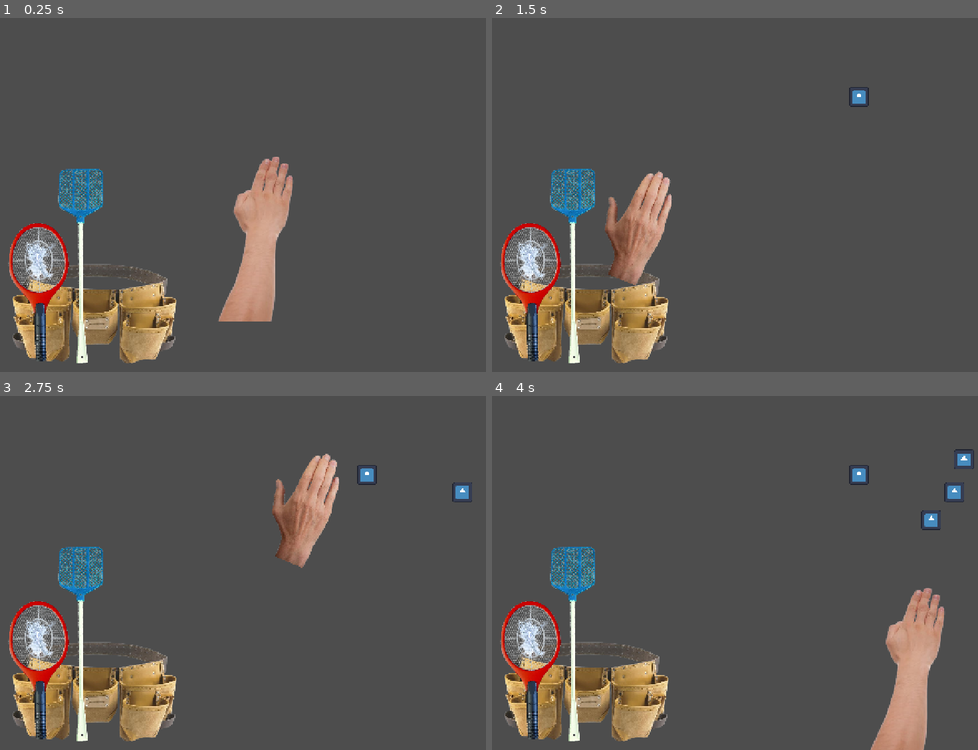
Above: before the commit, frames 1-4 (two rows, left to right).
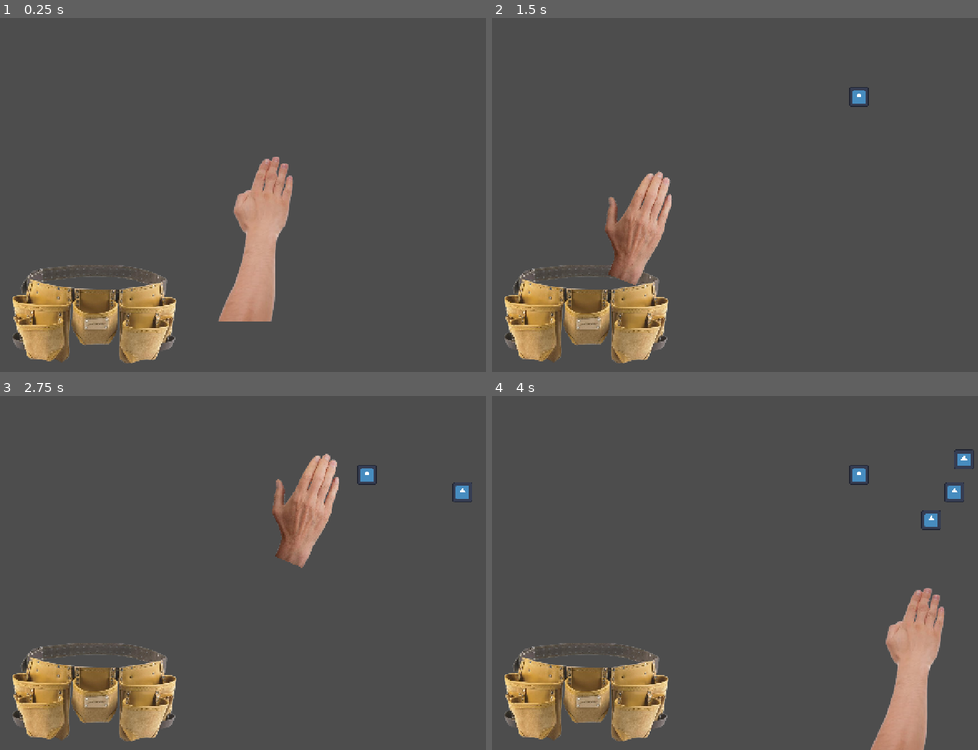
Above: after the commit, the same moments.

Repository: mattismoel/rage-room
Game: Godot game, scene res://scenes/game.tscn
Same seed, same stepped clock (60 frames per second), same inputs: the game is played once before the commit and once after it. The engine's default icon, where the game draws it, is replaced by a stand-in: a white triangle on a blue panel in a dark square.
Inputs (mouse positions are in pixels of both pictures, inside the frame that each line leads up to):
- Up to frame 1 (0.25 s): no input
- Up to frame 2 (1.5 s): tap Enter at 0.5 s; move the mouse to (875, 177) at 0.52 s; press the mouse at (875, 177) at 0.53 s; tap Space at 1.25 s; move the mouse to (652, 212) at 1.27 s; release the mouse at (652, 212) at 1.28 s; click (652, 212) at 1.35 s
- Up to frame 3 (2.75 s): move the mouse to (320, 495) at 2.02 s; hold Mouse wheel down (next_equipment) from 2.03 s (still down); click (320, 495) at 2.3 s
- Up to frame 4 (4 s): tap Enter at 2.75 s; move the mouse to (730, 643) at 2.77 s; release Mouse wheel down (next_equipment) at 2.78 s; tap Mouse wheel up (prev_equipment) at 2.85 s; click (730, 643) at 3.05 s; move the mouse to (919, 626) at 3.52 s; press the mouse at (919, 626) at 3.53 s; tap 1 at 3.6 s

The runs differ from the first frame. In frame 1, 4.0% of the frame differs, in the area x 1-37%, y 42-98%; in frame 2, 4.0%; in frame 3, 4.0%; in frame 4, 4.0%.

Commit message:
added inventory manager and inventory scene

Diff:
--- a/project.godot
+++ b/project.godot
@@ -18,6 +18,7 @@
 [autoload]
 
 InsectManager="*res://scripts/insect_manager.gd"
+InventoryManager="*res://scripts/inventory_manager.gd"
 
 [display]
 
--- a/scenes/equipment/equipment_entry.gd
+++ b/scenes/equipment/equipment_entry.gd
@@ -4,6 +4,7 @@
 ## The scene to be spawned.
 @export var scene: PackedScene
 @export var name: String
+@export var unlocked: bool
 
 ## Maybe useful in knowing when to unlock this equipment
 @export var value: int
--- a/scenes/game.tscn
+++ b/scenes/game.tscn
@@ -8,6 +8,7 @@
 [ext_resource type="Script" uid="uid://c8f6fbvcun4wt" path="res://scripts/spawner/selectors/weighted_selector.gd" id="6_gee14"]
 [ext_resource type="PackedScene" uid="uid://cmnjknfd4xhaj" path="res://scenes/player.tscn" id="8_0tnpc"]
 [ext_resource type="Script" uid="uid://pke0c4qm2rkn" path="res://scripts/spawner/spawn_tick_component.gd" id="8_gee14"]
+[ext_resource type="PackedScene" uid="uid://crh2sifj0qerg" path="res://scenes/inventory.tscn" id="9_0tnpc"]
 
 [sub_resource type="RectangleShape2D" id="RectangleShape2D_0tnpc"]
 size = Vector2(116, 94)
@@ -56,4 +57,7 @@
 _entries = Array[ExtResource("2_lnu2h")]([SubResource("Resource_0tnpc"), SubResource("Resource_vtaks")])
 metadata/_custom_type_script = "uid://c8f6fbvcun4wt"
 
-[node name="Player" parent="." instance=ExtResource("8_0tnpc")]
+[node name="Player" parent="." node_paths=PackedStringArray("inventory") instance=ExtResource("8_0tnpc")]
+inventory = NodePath("../Inventory")
+
+[node name="Inventory" parent="." instance=ExtResource("9_0tnpc")]
--- /dev/null
+++ b/scenes/inventory.tscn
@@ -0,0 +1,24 @@
+[gd_scene load_steps=4 format=3 uid="uid://crh2sifj0qerg"]
+
+[ext_resource type="Script" uid="uid://djgu6m5pecjky" path="res://scripts/inventory.gd" id="1_hj2ta"]
+[ext_resource type="Texture2D" uid="uid://b1cln5grvtgrp" path="res://assets/belt.png" id="2_ty45s"]
+
+[sub_resource type="RectangleShape2D" id="RectangleShape2D_hj2ta"]
+size = Vector2(148, 101)
+
+[node name="Inventory" type="Node2D" node_paths=PackedStringArray("inventory_area")]
+script = ExtResource("1_hj2ta")
+inventory_area = NodePath("HoverArea/CollisionShape2D")
+
+[node name="Belt" type="Sprite2D" parent="."]
+position = Vector2(84.796, 270.15)
+rotation = -0.00110836
+scale = Vector2(0.30326, 0.30326)
+texture = ExtResource("2_ty45s")
+
+[node name="HoverArea" type="Area2D" parent="."]
+position = Vector2(134.796, 184.15)
+
+[node name="CollisionShape2D" type="CollisionShape2D" parent="HoverArea"]
+position = Vector2(-50.796, 79.35)
+shape = SubResource("RectangleShape2D_hj2ta")
--- a/scenes/player.tscn
+++ b/scenes/player.tscn
@@ -1,6 +1,5 @@
-[gd_scene load_steps=22 format=3 uid="uid://cmnjknfd4xhaj"]
+[gd_scene load_steps=17 format=3 uid="uid://cmnjknfd4xhaj"]
 
-[ext_resource type="Script" uid="uid://c674qynps85q7" path="res://scripts/player/player_manager.gd" id="1_3vyb7"]
 [ext_resource type="Script" uid="uid://b6nrrg1f2vfcl" path="res://scripts/player/hand.gd" id="2_dqkch"]
 [ext_resource type="Texture2D" uid="uid://badrntcjnvwgj" path="res://assets/player/hand.png" id="3_qhqgy"]
 [ext_resource type="Script" uid="uid://b0mmkvnp2vjq5" path="res://scripts/player/idle_state.gd" id="3_qlg0r"]
@@ -14,8 +13,6 @@
 [ext_resource type="Script" uid="uid://c3n2s4jlpujkh" path="res://scenes/equipment/equipment_entry.gd" id="11_3v2ag"]
 [ext_resource type="PackedScene" uid="uid://crbgnq0h1g3ym" path="res://scenes/equipment/flyswatter.tscn" id="12_jej6c"]
 [ext_resource type="PackedScene" uid="uid://ytos3fkkwwof" path="res://scenes/equipment/bug_zapper.tscn" id="13_jej6c"]
-[ext_resource type="Script" uid="uid://wqx0jp8lrt1" path="res://scripts/player/inventory.gd" id="15_a8ls1"]
-[ext_resource type="Texture2D" uid="uid://b1cln5grvtgrp" path="res://assets/belt.png" id="16_qfm1y"]
 
 [sub_resource type="CircleShape2D" id="CircleShape2D_smehm"]
 radius = 40.0
@@ -24,6 +21,7 @@
 script = ExtResource("11_3v2ag")
 scene = ExtResource("12_jej6c")
 name = "Flyswatter"
+unlocked = true
 value = 25
 metadata/_custom_type_script = "uid://c3n2s4jlpujkh"
 
@@ -31,162 +29,99 @@
 script = ExtResource("11_3v2ag")
 scene = ExtResource("13_jej6c")
 name = "Bug Zapper Racket"
+unlocked = true
 value = 50
 metadata/_custom_type_script = "uid://c3n2s4jlpujkh"
 
-[sub_resource type="CapsuleShape2D" id="CapsuleShape2D_a8ls1"]
-radius = 51.4483
-height = 135.242
-
-[sub_resource type="CapsuleShape2D" id="CapsuleShape2D_4r5pv"]
-height = 195.525
-
-[node name="Player" type="Node2D" node_paths=PackedStringArray("_hand")]
+[node name="Hand" type="Node2D" node_paths=PackedStringArray("state_machine", "idle_state", "pick_up_state", "equipment_state")]
 z_index = 1
 rotation = -0.00110836
-script = ExtResource("1_3vyb7")
-_hand = NodePath("Hand")
-
-[node name="Hand" type="Node2D" parent="." node_paths=PackedStringArray("inventory", "state_machine", "equipment_state", "idle_state", "pick_up_state")]
 script = ExtResource("2_dqkch")
-inventory = NodePath("../Inventory")
 state_machine = NodePath("StateMachine")
-equipment_state = NodePath("StateMachine/Equiment")
 idle_state = NodePath("StateMachine/Idle")
 pick_up_state = NodePath("StateMachine/Pick up")
+equipment_state = NodePath("StateMachine/Equiment")
 
-[node name="StateMachine" type="Node2D" parent="Hand" node_paths=PackedStringArray("initial_state")]
+[node name="StateMachine" type="Node2D" parent="." node_paths=PackedStringArray("initial_state")]
 z_index = 1
 script = ExtResource("3_y4r1p")
 initial_state = NodePath("Idle")
 debug_change_state = true
 metadata/_custom_type_script = "uid://ca42s16x5547g"
 
-[node name="Idle" type="Node2D" parent="Hand/StateMachine" node_paths=PackedStringArray("selection_area", "pick_up_state", "smack_state", "inventory")]
+[node name="Idle" type="Node2D" parent="StateMachine" node_paths=PackedStringArray("selection_area", "pick_up_state", "smack_state")]
 visible = false
 script = ExtResource("3_qlg0r")
 selection_area = NodePath("Area2D")
 pick_up_state = NodePath("../Pick up")
 smack_state = NodePath("../Smack")
-inventory = NodePath("../../../Inventory")
 
-[node name="Sprite2D" type="Sprite2D" parent="Hand/StateMachine/Idle"]
+[node name="Sprite2D" type="Sprite2D" parent="StateMachine/Idle"]
 position = Vector2(-5.72925, 31.0512)
 scale = Vector2(0.51175, 0.462724)
 texture = ExtResource("4_smehm")
 
-[node name="Area2D" type="Area2D" parent="Hand/StateMachine/Idle"]
+[node name="Area2D" type="Area2D" parent="StateMachine/Idle"]
 
-[node name="CollisionShape2D" type="CollisionShape2D" parent="Hand/StateMachine/Idle/Area2D"]
+[node name="CollisionShape2D" type="CollisionShape2D" parent="StateMachine/Idle/Area2D"]
 position = Vector2(-1, 2)
 rotation = 0.324872
 scale = Vector2(0.68, 0.96)
 shape = SubResource("CircleShape2D_smehm")
 
-[node name="Smack" type="Node2D" parent="Hand/StateMachine" node_paths=PackedStringArray("selection_area", "idle_state")]
+[node name="Smack" type="Node2D" parent="StateMachine" node_paths=PackedStringArray("selection_area", "idle_state")]
 visible = false
 position = Vector2(-1, 6)
 script = ExtResource("4_dqkch")
 selection_area = NodePath("Area2D")
 idle_state = NodePath("../Idle")
 
-[node name="Sprite2D" type="Sprite2D" parent="Hand/StateMachine/Smack"]
+[node name="Sprite2D" type="Sprite2D" parent="StateMachine/Smack"]
 position = Vector2(-8, -3)
 rotation = 0.390436
 scale = Vector2(0.268589, 0.268589)
 texture = ExtResource("3_qhqgy")
 
-[node name="Area2D" type="Area2D" parent="Hand/StateMachine/Smack"]
+[node name="Area2D" type="Area2D" parent="StateMachine/Smack"]
 position = Vector2(-6, -7)
 rotation = 0.404892
 scale = Vector2(0.452091, 1)
 
-[node name="CollisionShape2D" type="CollisionShape2D" parent="Hand/StateMachine/Smack/Area2D"]
+[node name="CollisionShape2D" type="CollisionShape2D" parent="StateMachine/Smack/Area2D"]
 position = Vector2(2.00865, 0.982509)
 shape = SubResource("CircleShape2D_smehm")
 
-[node name="Pick up" type="Node2D" parent="Hand/StateMachine" node_paths=PackedStringArray("selection_area", "equipment_state", "idle_state")]
+[node name="Pick up" type="Node2D" parent="StateMachine" node_paths=PackedStringArray("selection_area", "equipment_state", "idle_state")]
 visible = false
 script = ExtResource("5_tuyoq")
 selection_area = NodePath("Area2D")
 equipment_state = NodePath("../Equiment")
 idle_state = NodePath("../Idle")
 
-[node name="Sprite2D" type="Sprite2D" parent="Hand/StateMachine/Pick up"]
+[node name="Sprite2D" type="Sprite2D" parent="StateMachine/Pick up"]
 position = Vector2(-2.05098, 45.9977)
 rotation = 2.46684
 scale = Vector2(0.222363, 0.216348)
 texture = ExtResource("9_f1ej7")
 
-[node name="Area2D" type="Area2D" parent="Hand/StateMachine/Pick up"]
+[node name="Area2D" type="Area2D" parent="StateMachine/Pick up"]
 
-[node name="CollisionShape2D" type="CollisionShape2D" parent="Hand/StateMachine/Pick up/Area2D"]
+[node name="CollisionShape2D" type="CollisionShape2D" parent="StateMachine/Pick up/Area2D"]
 position = Vector2(-1, 2)
 rotation = 0.324872
 scale = Vector2(0.0853466, 0.0855763)
 shape = SubResource("CircleShape2D_smehm")
 
-[node name="Equiment" type="Node2D" parent="Hand/StateMachine" node_paths=PackedStringArray("idle_state", "pick_up_state", "inventory")]
+[node name="Equiment" type="Node2D" parent="StateMachine" node_paths=PackedStringArray("idle_state", "pick_up_state")]
 visible = false
 script = ExtResource("9_y4r1p")
 idle_state = NodePath("../Idle")
 pick_up_state = NodePath("../Pick up")
 _entries = Array[ExtResource("11_3v2ag")]([SubResource("Resource_f1ej7"), SubResource("Resource_oprun")])
-inventory = NodePath("../../../Inventory")
 metadata/_custom_type_script = "uid://cjgkt6mw5ow4l"
 
-[node name="Sprite2D" type="Sprite2D" parent="Hand/StateMachine/Equiment"]
+[node name="Sprite2D" type="Sprite2D" parent="StateMachine/Equiment"]
 z_index = 1
 position = Vector2(4.9601, 36.0055)
 rotation = -0.47822
 texture = ExtResource("5_qlg0r")
-
-[node name="Inventory" type="Node2D" parent="." node_paths=PackedStringArray("selectable_area")]
-position = Vector2(134.796, 184.15)
-rotation = -0.00110836
-script = ExtResource("15_a8ls1")
-selectable_area = NodePath("Area2D/CollisionShape2D")
-
-[node name="Sprite2D" type="Sprite2D" parent="Inventory"]
-position = Vector2(-50.0953, 85.9445)
-scale = Vector2(0.30326, 0.30326)
-texture = ExtResource("16_qfm1y")
-
-[node name="Area2D" type="Area2D" parent="Inventory"]
-
-[node name="CollisionShape2D" type="CollisionShape2D" parent="Inventory/Area2D"]
-position = Vector2(-55.1063, 47.8779)
-rotation = 1.5708
-scale = Vector2(1.75235, 1.01121)
-shape = SubResource("CapsuleShape2D_a8ls1")
-
-[node name="All equipment" type="Node2D" parent="Inventory"]
-
-[node name="BugZapper" parent="Inventory/All equipment" instance=ExtResource("13_jej6c")]
-position = Vector2(-99.1219, 109.89)
-rotation = -0.0435606
-scale = Vector2(0.566633, 0.566633)
-
-[node name="Area2D" type="Area2D" parent="Inventory/All equipment/BugZapper"]
-position = Vector2(-1.90042, -76.0476)
-rotation = 0.0435606
-scale = Vector2(1.76481, 1.76481)
-
-[node name="CollisionShape2D" type="CollisionShape2D" parent="Inventory/All equipment/BugZapper/Area2D"]
-scale = Vector2(-2.03396, 0.616165)
-shape = SubResource("CapsuleShape2D_4r5pv")
-
-[node name="Flyswatter" parent="Inventory/All equipment" instance=ExtResource("12_jej6c")]
-position = Vector2(-62.1152, 103.931)
-rotation = -0.0150417
-scale = Vector2(0.978717, 0.978717)
-
-[node name="Area2D" type="Area2D" parent="Inventory/All equipment/Flyswatter"]
-position = Vector2(2.86826, -51.0476)
-rotation = 0.0150417
-scale = Vector2(1.02175, 1.02175)
-
-[node name="CollisionShape2D" type="CollisionShape2D" parent="Inventory/All equipment/Flyswatter/Area2D"]
-position = Vector2(-2.98447, -14.0033)
-scale = Vector2(1.19601, 0.832305)
-shape = SubResource("CapsuleShape2D_4r5pv")
--- /dev/null
+++ b/scripts/inventory.gd
@@ -0,0 +1,30 @@
+class_name Inventory
+extends Node2D
+
+@export var inventory_area: CollisionShape2D
+@onready var inventory_rect: Rect2 = inventory_area.get_shape().get_rect()
+
+var _mouse_inside_inventory: bool
+signal mouse_entered
+signal mouse_left
+
+func _ready() -> void:
+	InventoryManager.inventory_changed.connect(_on_inventory_changed)
+	print(inventory_rect)
+	## Calculates rectangle for detecting when the mouse is in the inventory
+	inventory_rect.position += inventory_area.global_position
+
+func _on_inventory_changed() -> void:
+	for equipment_entry in InventoryManager.inventory:
+		if equipment_entry.unlocked:
+			pass
+
+func _process(delta: float) -> void:
+	## Detetct if the mouse is entering or leaving the inventory
+	var mouse_pos := get_global_mouse_position()
+	if inventory_rect.has_point(mouse_pos) and not _mouse_inside_inventory:
+		mouse_entered.emit()
+		_mouse_inside_inventory = true
+	elif not inventory_rect.has_point(mouse_pos) and _mouse_inside_inventory:
+		mouse_left.emit()
+		_mouse_inside_inventory = false
--- /dev/null
+++ b/scripts/inventory_manager.gd
@@ -0,0 +1,13 @@
+extends Node
+
+var inventory: Array[EquipmentEntry] = []
+signal inventory_changed
+
+func add_equipment_to_inventory(entry: EquipmentEntry) -> void:
+	inventory.append(entry)
+	inventory_changed.emit()
+	#equip_item(entry)
+
+func remove_equipment_from_inventory(entry: EquipmentEntry) -> void:
+	inventory.erase(entry)
+	inventory_changed.emit()
--- a/scripts/player/equipment_state.gd
+++ b/scripts/player/equipment_state.gd
@@ -8,17 +8,9 @@
 @onready var current_equipment_entry: EquipmentEntry = _entries[0]
 var loaded_equipment: Equipment
 
-@export var inventory: Inventory
-@onready var inventory_area: CollisionShape2D = inventory.selectable_area
-@onready var inventory_rect: Rect2 = inventory_area.get_shape().get_rect()
-
 func enter() -> void:
 	super()
 	visible = true
-	## Calculates rectangle for detecting when the mouse is in the inventory
-	inventory_rect.position = Vector2(\
-		inventory_area.global_position.x-inventory_rect.size.x/2,\
-		inventory_area.global_position.y-inventory_rect.size.y/2)
 
 	if _entries.size() <= 0:
 		push_error("This weighted spawn entry selector has no entries!")
@@ -36,12 +28,6 @@
 	#	next_in_equipment_cycle(1)
 	#elif event.is_action_pressed("prev_equipment"):
 	#	next_in_equipment_cycle(-1)
-
-func process(delta: float) -> void:
-	var mouse_pos := get_global_mouse_position()
-	if inventory_rect.has_point(mouse_pos):
-		## Switches to pickup state if mouse is hovering over the inventory
-		change_state.emit(pick_up_state)
 
 func set_equipment(equipment: EquipmentEntry) -> void:
 	if loaded_equipment != null:
--- a/scripts/player/hand.gd
+++ b/scripts/player/hand.gd
@@ -3,15 +3,25 @@
 @export var inventory: Inventory
 
 @export var state_machine: StateMachine
-@export var equipment_state: EquipmentState
 @export var idle_state: IdleState
 @export var pick_up_state: PickUpState
+@export var equipment_state: EquipmentState
+
+func _ready() -> void:
+	inventory.mouse_entered.connect(_on_mouse_enter_inventory)
+	inventory.mouse_left.connect(_on_mouse_leave_inventory)
 
 func _process(delta: float) -> void:
 	global_position = get_global_mouse_position()
 
 func _input(event: InputEvent) -> void:
 	handle_equipment_change(event)
+
+func _on_mouse_enter_inventory() -> void:
+	state_machine.change_state(pick_up_state)
+
+func _on_mouse_leave_inventory() -> void:
+	state_machine.change_state(idle_state)
 
 func handle_equipment_change(event: InputEvent) -> void:
 	## This is only meant for debugging/as an alternative to picking the equipment manually
--- a/scripts/player/idle_state.gd
+++ b/scripts/player/idle_state.gd
@@ -5,17 +5,9 @@
 @export var pick_up_state: PickUpState
 @export var smack_state: SmackState
 
-@export var inventory: Inventory
-@onready var inventory_area: CollisionShape2D = inventory.selectable_area
-@onready var inventory_rect: Rect2 = inventory_area.get_shape().get_rect()
-
 func enter() -> void:
 	super()
 	visible = true
-	## Calculates rectangle for detecting when the mouse is in the inventory
-	inventory_rect.position = Vector2(\
-		inventory_area.global_position.x-inventory_rect.size.x/2,\
-		inventory_area.global_position.y-inventory_rect.size.y/2)
 
 func input(event) -> void:
 	if event.is_action_pressed("interact"):
@@ -24,12 +16,6 @@
 		## Switch to smack state
 		change_state.emit(smack_state)
 
-func process(delta: float) -> void:
-	var mouse_pos := get_global_mouse_position()
-	if inventory_rect.has_point(mouse_pos):
-		## Switches to pickup state if mouse is hovering over the inventory
-		change_state.emit(pick_up_state)
-
 func exit() -> void:
 	super()
 	visible = false
--- a/scripts/player/inventory.gd
+++ /dev/null
@@ -1,4 +0,0 @@
-class_name Inventory
-extends Node2D
-
-@export var selectable_area: CollisionShape2D
--- a/scripts/player/pickup_state.gd
+++ b/scripts/player/pickup_state.gd
@@ -22,6 +22,7 @@
 		for area in overlapping_areas:
 			if area.get_parent() is Equipment:
 				print(area.get_parent().name)
+				#pick_up_equipment()
 
 func pick_up_equipment(equipment_entry: EquipmentEntry) -> void:
 	equipment_state.set_equipment(equipment_entry)
--- a/scripts/player/player_manager.gd
+++ b/scripts/player/player_manager.gd
@@ -1,3 +1,4 @@
 extends Node2D
 
 @export var _hand: Node2D
+@export var inventory: Inventory
Not shown: 1 places in scenes/game.tscn that only renumber resources
Not shown, added: scripts/inventory.gd.uid
Not shown, added: scripts/inventory_manager.gd.uid
Not shown, removed: scripts/player/inventory.gd.uid
